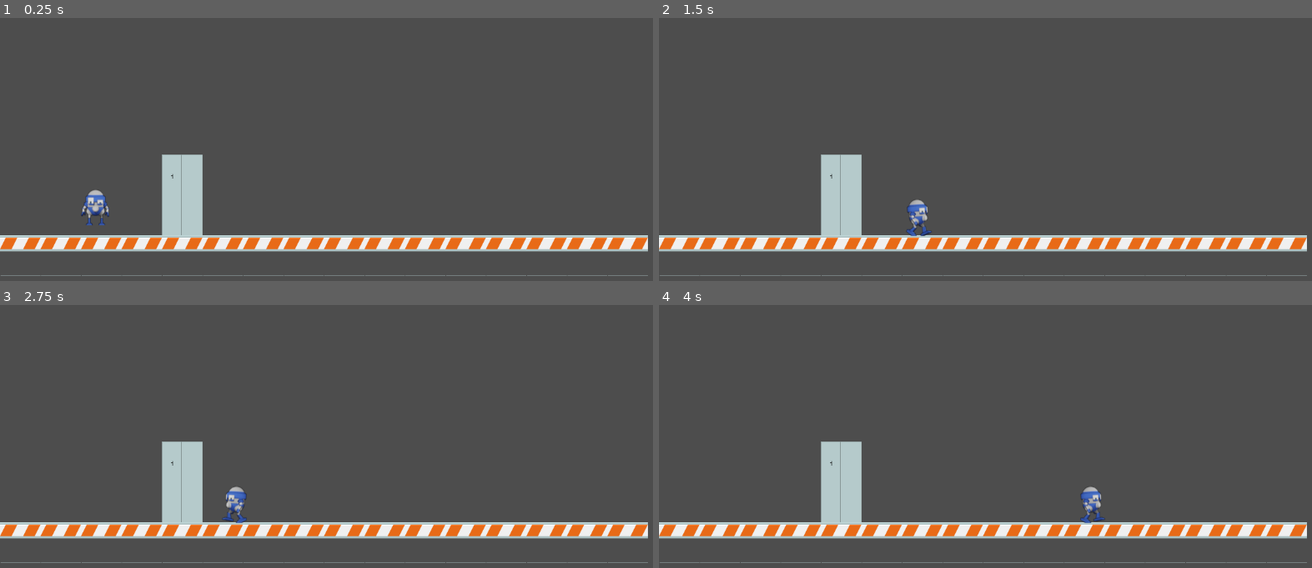
Above: before the commit, frames 1-4 (two rows, left to right).
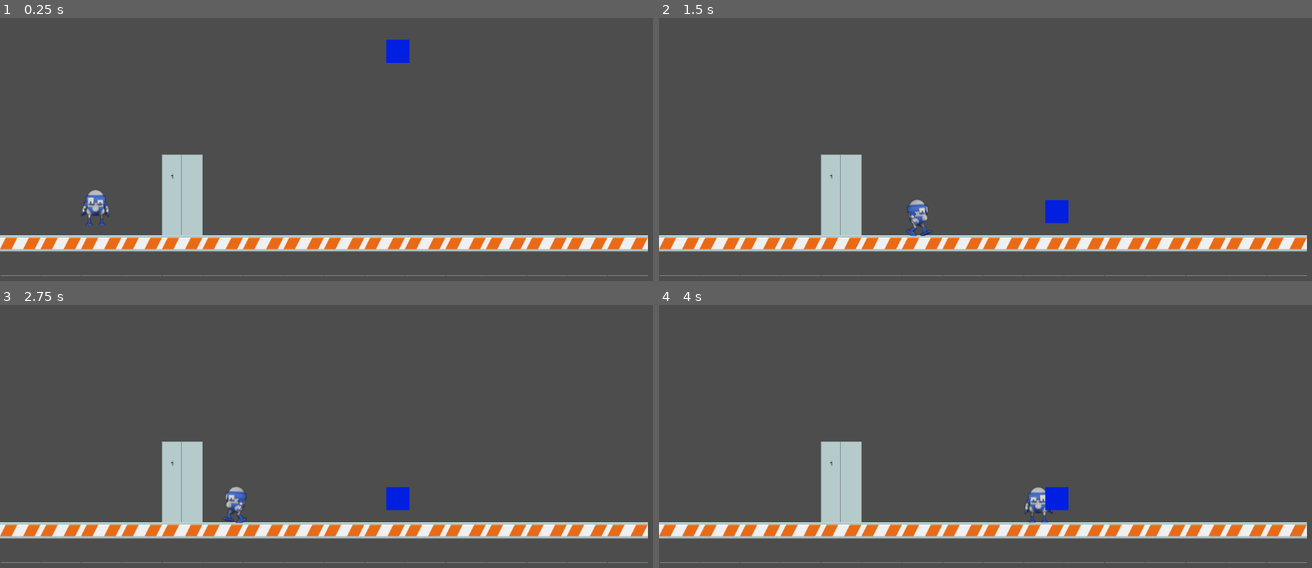
Above: after the commit, the same moments.

Repository: robmayhew/godot-questions
Game: Godot game, scene res://level_b.tscn
The game is run twice, just before and just after one commit, with the same random seed, the same clock (stepped at 60 frames per second) and the same inputs. This scene is started directly instead of the project's main scene.
Inputs:
- Up to frame 1 (0.25 s): no input
- Up to frame 2 (1.5 s): tap Enter (ui_accept) at 0.5, 0.77 s; hold Right (ui_right) from 0.53 s (still down)
- Up to frame 3 (2.75 s): tap Enter (ui_accept) at 1.52 s; release Right (ui_right) at 2.03 s; hold Left (ui_left) from 2.03 s (still down)
- Up to frame 4 (4 s): release Left (ui_left) at 2.78 s; hold Right (ui_right) from 2.78 s (still down); tap Enter (ui_accept) at 3.02, 3.77 s

The runs differ from the first frame. In frame 1, 0.3% of the frame differs, in the area x 59-63%, y 8-18%; in frame 2, 0.3%; in frame 3, 0.3%; in frame 4, 0.9%, in the area x 56-69%, y 68-83%.

Commit message:
Added a box

Diff:
--- /dev/null
+++ b/ligtbear-game-jam-jan-2025-v-2/box.gd
@@ -0,0 +1,22 @@
+extends PlatformAwareCharacter
+
+
+const SPEED = 300.0
+const JUMP_VELOCITY = -400.0
+
+
+func _physics_process(delta: float) -> void:
+	# Get the tile at the player's current position
+	check_tile_properties()
+	if is_on_ladder:
+		print("Box on ladder")
+	else:
+		# Apply gravity when not on ladder
+		if not is_on_floor_tile:
+			velocity += get_gravity() * delta
+		else:
+			velocity.y = 0
+
+
+
+	move_and_slide()
--- a/ligtbear-game-jam-jan-2025-v-2/box.tscn
+++ b/ligtbear-game-jam-jan-2025-v-2/box.tscn
@@ -1,3 +1,16 @@
-[gd_scene format=3 uid="uid://dsvlt7s7dekhj"]
+[gd_scene load_steps=3 format=3 uid="uid://dsvlt7s7dekhj"]
 
-[node name="Box" type="Node2D"]
+[ext_resource type="Script" uid="uid://bjpirsudbt66e" path="res://box.gd" id="1_g2tbl"]
+
+[sub_resource type="RectangleShape2D" id="RectangleShape2D_g2tbl"]
+
+[node name="Box" type="CharacterBody2D"]
+script = ExtResource("1_g2tbl")
+
+[node name="CollisionShape2D" type="CollisionShape2D" parent="."]
+shape = SubResource("RectangleShape2D_g2tbl")
+
+[node name="ColorRect" type="ColorRect" parent="."]
+offset_right = 40.0
+offset_bottom = 40.0
+color = Color(0, 0.12156863, 0.88235295, 1)
--- a/ligtbear-game-jam-jan-2025-v-2/level_b.tscn
+++ b/ligtbear-game-jam-jan-2025-v-2/level_b.tscn
@@ -1,8 +1,9 @@
-[gd_scene load_steps=6 format=4 uid="uid://bnkc0wa6pkcyk"]
+[gd_scene load_steps=7 format=4 uid="uid://bnkc0wa6pkcyk"]
 
 [ext_resource type="Script" uid="uid://y8l7in6bamke" path="res://level_b.gd" id="1_aq2g0"]
 [ext_resource type="Texture2D" uid="uid://d2gr4rkcg78j7" path="res://art/platformerPack_industrial_tilesheet.png" id="1_unpie"]
 [ext_resource type="PackedScene" uid="uid://db6r8wm84kjal" path="res://player.tscn" id="2_arolo"]
+[ext_resource type="PackedScene" uid="uid://dsvlt7s7dekhj" path="res://box.tscn" id="4_6koqd"]
 
 [sub_resource type="TileSetAtlasSource" id="TileSetAtlasSource_arolo"]
 texture = ExtResource("1_unpie")
@@ -175,5 +176,8 @@
 [node name="PlayerSpawnPoint" type="Marker2D" parent="."]
 position = Vector2(526, 458)
 
+[node name="Box" parent="." instance=ExtResource("4_6koqd")]
+position = Vector2(668, 192)
+
 [connection signal="opening_door" from="Player" to="." method="_on_player_opening_door"]
 [connection signal="player_offscreen" from="Player" to="." method="_on_player_player_offscreen"]
Not shown, added: ligtbear-game-jam-jan-2025-v-2/box.gd.uid
